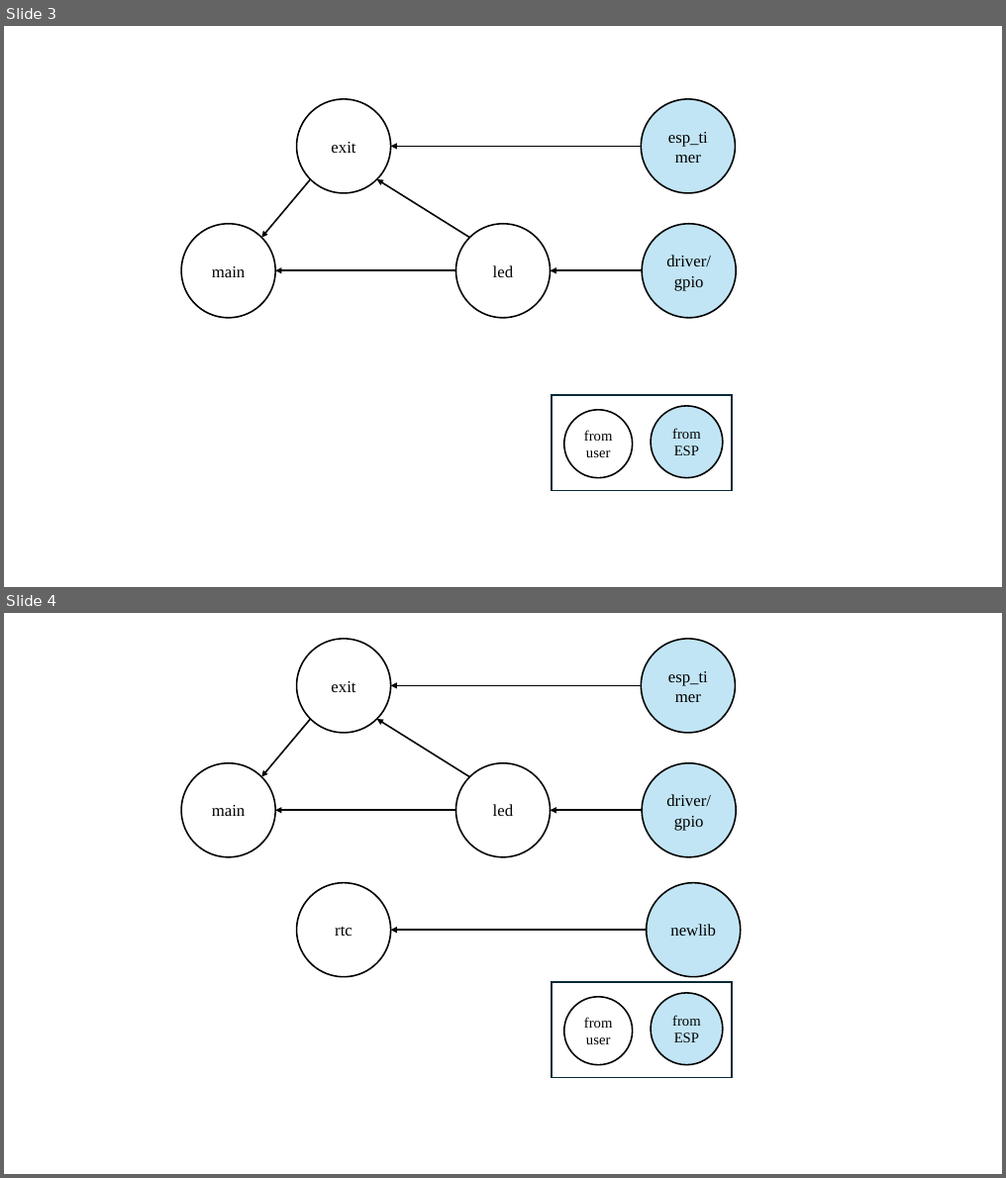
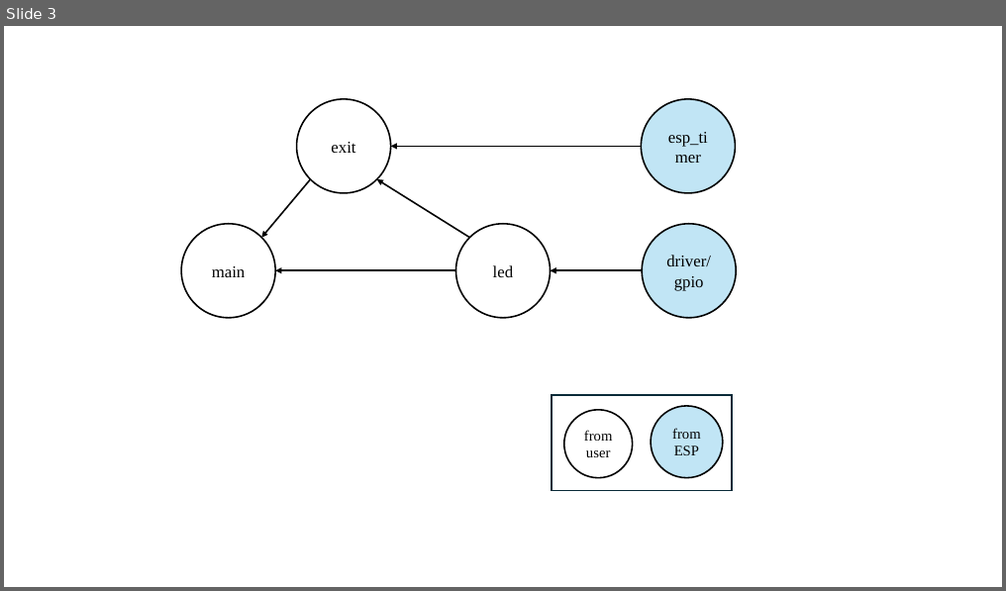
Before and after one commit to Shuaiwen-Cui/ESP_STUDY, a slide deck: PLOT/DEPENDENCY/dependency.pptx. Shown one above the other, each under a label of ours: slides 3 and 4 before the commit, slide 3 after it. The pictures are 1006x1178 and 1006x591 pixels, drawn with LibreOffice and Linux fonts; fonts in the diff are those of the drawing. Boxes give left, top, right and bottom in pixels: in the first picture for what was removed or moved away, otherwise in the second. Text is boxed around its words. In the diff, an @@ line names an element or a change of style, - is before the commit and + after.

```diff
--- a/PLOT/DEPENDENCY/dependency.pptx
+++ b/PLOT/DEPENDENCY/dependency.pptx
@@ slide 4 removed at bbox=[4, 613, 1002, 1174], background #FFFFFF @@
@@ ellipse removed at bbox=[297, 639, 391, 733] @@
-exit
@@ ellipse removed at bbox=[642, 639, 736, 733] @@
-esp_timer
@@ arrow removed from (642, 685) to (391, 685) @@
@@ arrow removed from (310, 719) to (261, 777) @@
@@ arrow removed from (469, 777) to (377, 719) @@
@@ ellipse removed at bbox=[181, 763, 275, 858] @@
-main
@@ ellipse removed at bbox=[456, 763, 550, 858] @@
-led
@@ ellipse removed at bbox=[642, 763, 737, 858] @@
-driver/gpio
@@ arrow removed from (456, 811) to (275, 811) @@
@@ arrow removed from (642, 811) to (550, 811) @@
@@ ellipse removed at bbox=[297, 883, 391, 977] @@
-rtc
@@ ellipse removed at bbox=[647, 883, 741, 977] @@
-newlib
@@ arrow removed from (647, 931) to (391, 931) @@
@@ rectangle removed at bbox=[552, 983, 733, 1078] @@
@@ ellipse removed at bbox=[564, 997, 632, 1065] @@
-from user
@@ ellipse removed at bbox=[650, 993, 723, 1065] @@
-from ESP
```
Also in this commit, not shown: 5 slides added, 8 other files.
